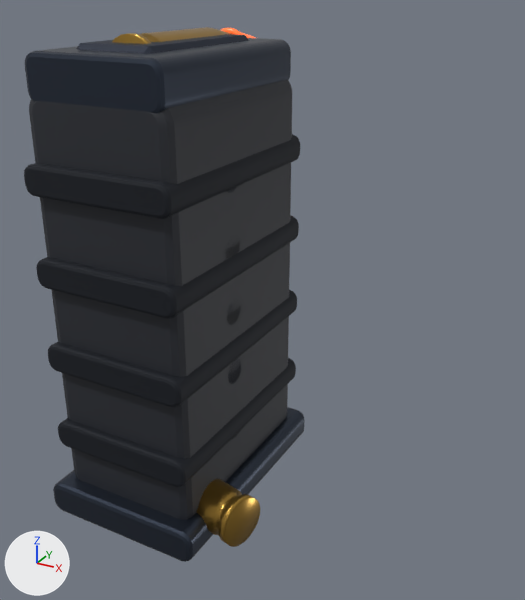
One commit to the glTF model game/assets/weapons/ammo_incendiary.glb: the scene before it, then after it.
Camera for both pictures: a 50 mm lens placed at (0.0932, -0.1293, 0.117), pointed at (0.0212, 0.0016, 0.0516). Arrows for +X, +Y and +Z are at lower left; the lights stay in place. The picture after the commit comes second. Where no turn or scale is listed for an object, it has been applied to the vertices.

The first picture shows 'ammo_incendiary_base', 'ammo_incendiary_lip_cut', 'ammo_incendiary_lips', 'ammo_incendiary_loose_case', 'ammo_incendiary_mag', 'ammo_incendiary_rib0', 'ammo_incendiary_rib1', 'ammo_incendiary_rib2', 'ammo_incendiary_rib3', 'ammo_incendiary_top_case' and 4 more.
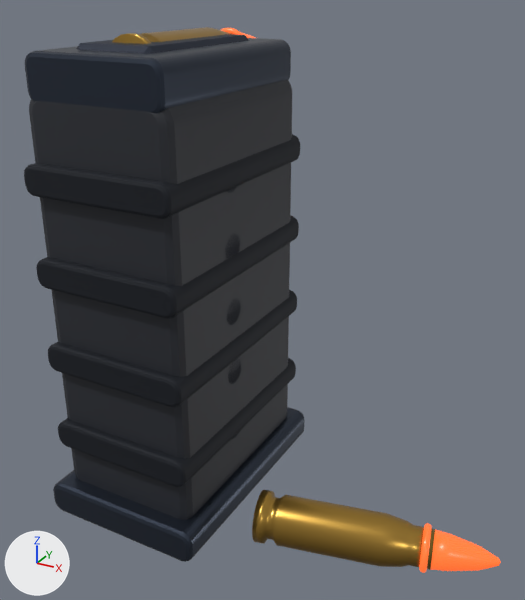
ob_ammo_incendiary_loose is not drawn itself; it is the parent of ob_ammo_incendiary_loose_case, ob_ammo_incendiary_loose_band, ob_ammo_incendiary_loose_tip.

What differs and where, as boxes [x1, y1, x2, y2] in the pictures (525 x 600 px):
```json
{"object": "ammo_incendiary_loose_case", "change": "moved, turned", "before": [196, 479, 260, 547], "after": [252, 490, 435, 570]}
{"object": "ammo_incendiary_loose_tip", "change": "moved, turned", "after": [430, 529, 501, 571], "on screen": "not visible before"}
{"object": "ammo_incendiary_loose_band", "change": "moved, turned", "after": [419, 523, 432, 573], "on screen": "not visible before"}
```

Scene script edits in JSON lines:
```json
{"op": "set", "path": "ob_ammo_incendiary_loose.location", "old": "(0.027, -0.018, 0.006)", "new": "(0.029, -0.014, 0.0058)"}
{"op": "set", "path": "ob_ammo_incendiary_loose.rotation_euler", "old": "(-1.571, 0.0, 1.35)", "new": "(-1.571, 0.0, -1.35)", "note": "degrees (-90, 0, 77) -> degrees (-90, 0, -77)"}
```
